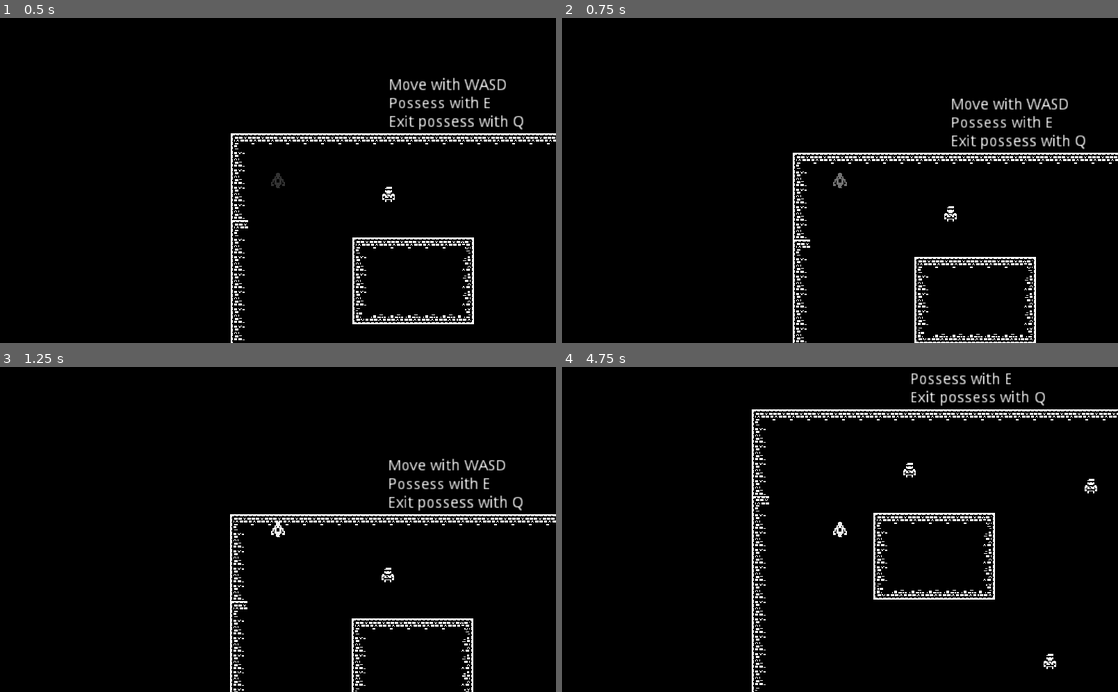
Above: before the commit, frames 1-4 (two rows, left to right).
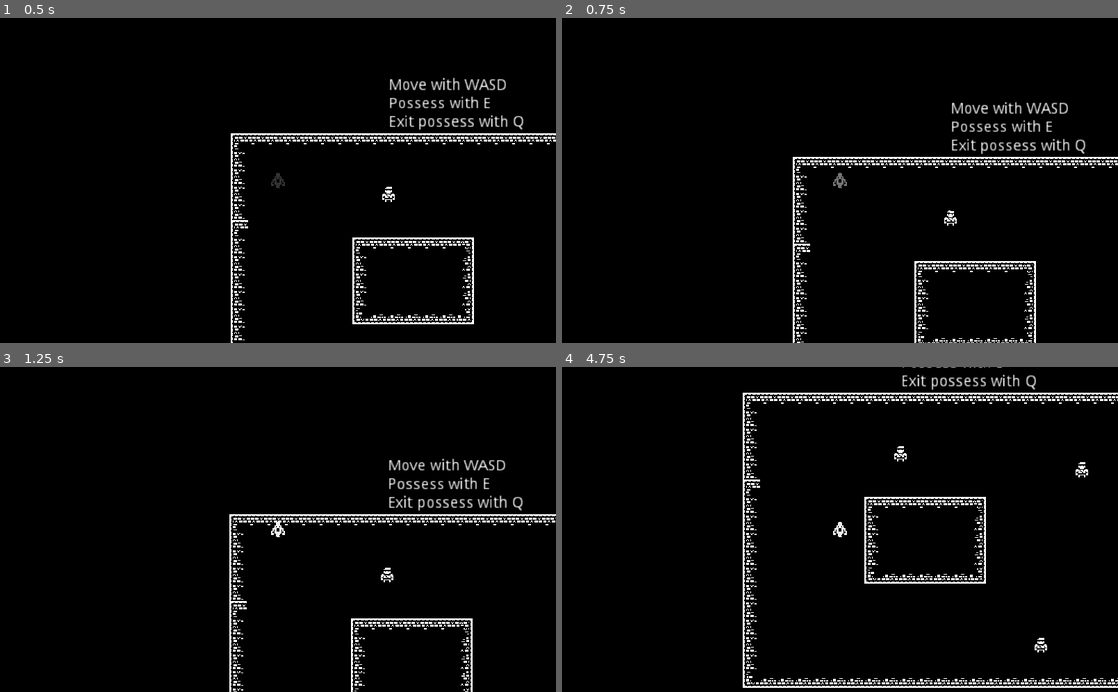
Above: after the commit, the same moments.

Repository: skarnl/miziziz-game-jam-2020
Game: Godot game, scene res://game/game.tscn
Same seed, same stepped clock (60 frames per second), same inputs: the game is played once before the commit and once after it.
Inputs:
- Up to frame 1 (0.5 s): no input
- Up to frame 2 (0.75 s): tap Enter at 0.5 s; hold Up (ui_up) from 0.53 s (still down); hold E (possess) from 0.53 s (still down)
- Up to frame 3 (1.25 s): keep holding Up (ui_up); keep holding E (possess)
- Up to frame 4 (4.75 s): release E (possess) at 1.28 s; tap Space (attack) at 1.35 s; tap E (possess) at 1.55, 2.85, 3.8, 4.35 s; release Up (ui_up) at 2.03 s; hold E (possess) 2.03-2.78 s; hold Left (ui_left) 2.03-3.53 s; tap R (restart) at 2.75, 3.5 s; hold Down (ui_down) 3.53-4.28 s; hold Space (attack) 3.53-4.28 s; hold Right (ui_right) from 4.28 s (still down)

Frame 1 is identical in both runs. In frame 2, 4.2% of the frame differs, in the area x 41-100%, y 24-100%; in frame 3, 1.4%; in frame 4, 7.1%, in the area x 32-100%, y 0-100%.

Commit message:
Better possessed and fling effect afterwards

Diff:
--- a/entities/enemies/human/human.gd
+++ b/entities/enemies/human/human.gd
@@ -6,7 +6,7 @@
 
 var possessed = false setget set_possessed
 var velocity: Vector2 = Vector2.ZERO
-var MAX_SPEED = 70
+var MAX_SPEED = 110
 enum DIRECTIONS { right, down, left, up }
 
 var player_nearby = false
@@ -119,9 +119,9 @@
 		input_vector.y = Input.get_action_strength("ui_down") - Input.get_action_strength("ui_up")
 		input_vector = input_vector.normalized()
 
-		previous_input = input_vector
 
 		if input_vector != Vector2.ZERO:
+			previous_input = input_vector
 			velocity = input_vector * MAX_SPEED
 		else:
 			velocity = Vector2.ZERO
--- a/entities/ghost/ghost.gd
+++ b/entities/ghost/ghost.gd
@@ -1,7 +1,8 @@
 extends KinematicBody2D
 
 var velocity: Vector2 = Vector2.ZERO
-var MAX_SPEED = 90
+var MAX_SPEED = 110
+var possessed = false
 
 func _ready():
 	spawn()
--- a/game/game.gd
+++ b/game/game.gd
@@ -1,6 +1,9 @@
 extends Node2D
 
 var possessed = false
+
+enum { GHOST, POSSESSED, AIMING }
+var current_state = GHOST
 
 var possessedEnemy
 onready var ghost = $Ghost
@@ -14,6 +17,25 @@
 		enemy.connect('hit_player', self, '_on_Player_hit')
 
 
+func change_state_to(new_state):
+	match(current_state):
+		GHOST:
+			if new_state in [POSSESSED]:
+				handle_state_change(new_state)
+
+		POSSESSED:
+			if new_state in [AIMING, GHOST]:
+				handle_state_change(new_state)
+
+		AIMING:
+			if new_state == GHOST:
+				handle_state_change(new_state)
+
+
+func handle_state_change(new_state):
+	current_state = new_state
+
+
 func _on_Enemy_possessed(enemy):
 	start_possessing(enemy)
 
@@ -25,9 +47,14 @@
 	game_over()
 	pass
 
+func _process(delta):
+	if current_state == POSSESSED:
+		$Ghost.position = possessedEnemy.position
+
+
 func _unhandled_input(event):
 	if event is InputEventKey:
-		if event.is_action_pressed('exit_possess') and possessed:
+		if event.is_action_pressed('exit_possess') and current_state == POSSESSED:
 			stop_possessing()
 
 
@@ -35,16 +62,23 @@
 	ghost.possess_start(enemy.position)
 	possessedEnemy = enemy
 	enemy.possessed = true
-	possessed = true
+	change_state_to(POSSESSED)
+	set_process(true)
 
 
 func stop_possessing():
-	possessed = false
+	set_process(false)
+	change_state_to(GHOST)
+	finish_aiming()
+
+
+func finish_aiming():
 	possessedEnemy.possessed = false
 	ghost.position = possessedEnemy.position
 	possessedEnemy = null
 	ghost.possess_end()
 
 
+
 func game_over():
 	Game.game_over()
